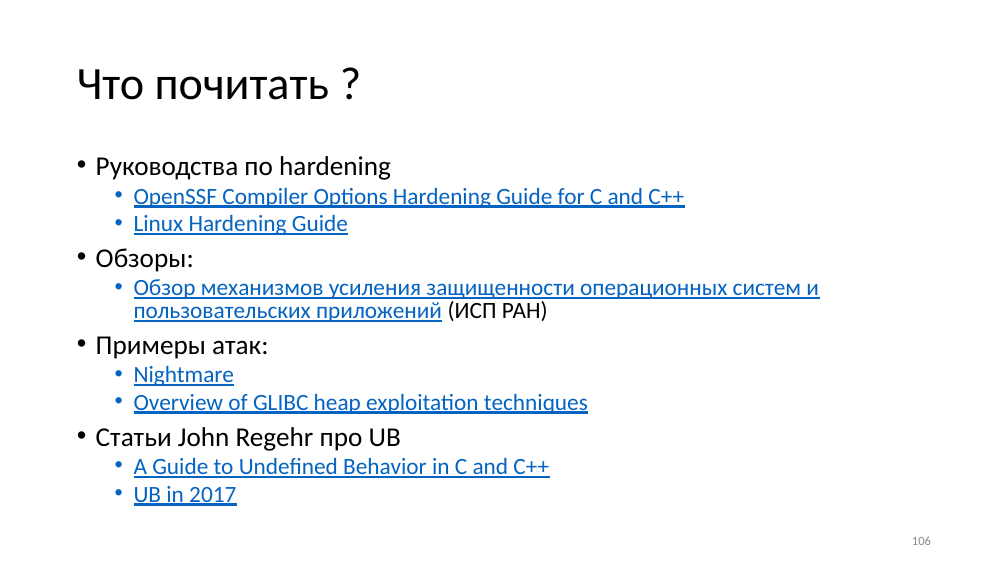
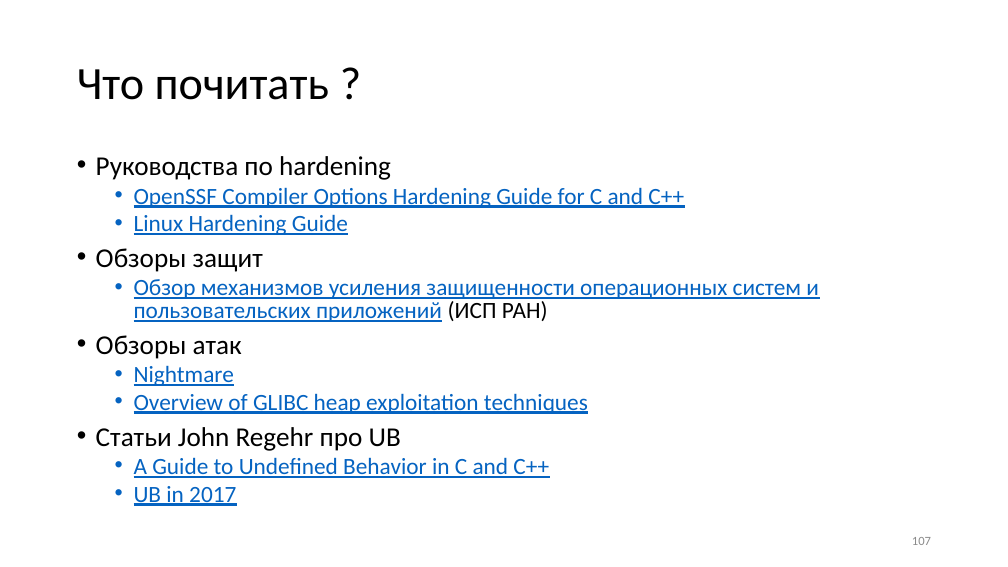
Before and after one commit to yugr/slides, a slide deck: slide 107 of CppZeroCost/2025/RU.pptx (slide 106 before the commit). Drawn at 1008x567 pixels with LibreOffice and Linux fonts; fonts in the diff are those of the drawing. Boxes give left, top, right and bottom in pixels: in the first picture for what was removed or moved away, otherwise in the second. Text is boxed around its words. In the diff, an @@ line names an element or a change of style, - is before the commit and + after.

```diff
--- a/CppZeroCost/2025/RU.pptx
+++ b/CppZeroCost/2025/RU.pptx
@@ text at (96, 248, 263, 272): text changed @@
-• Обзоры:
+• Обзоры защит
@@ text at (96, 335, 242, 359): text changed @@
-• Примеры атак:
+• Обзоры атак
@@ page number at (912, 537, 931, 545): text changed @@
-106
+107
```
Also in this commit, not shown: 9 other slides changed, 1 slide added, 2 other files.
